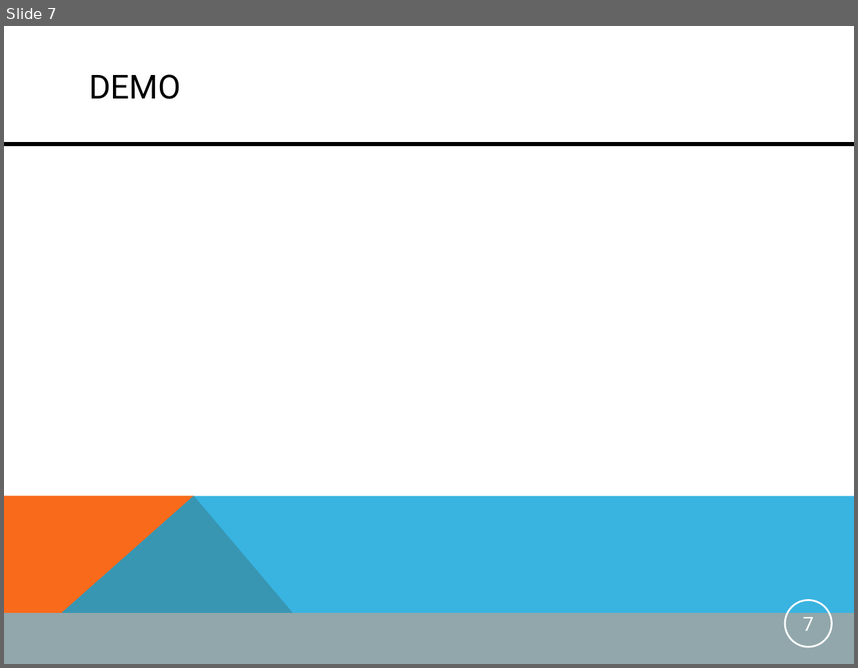
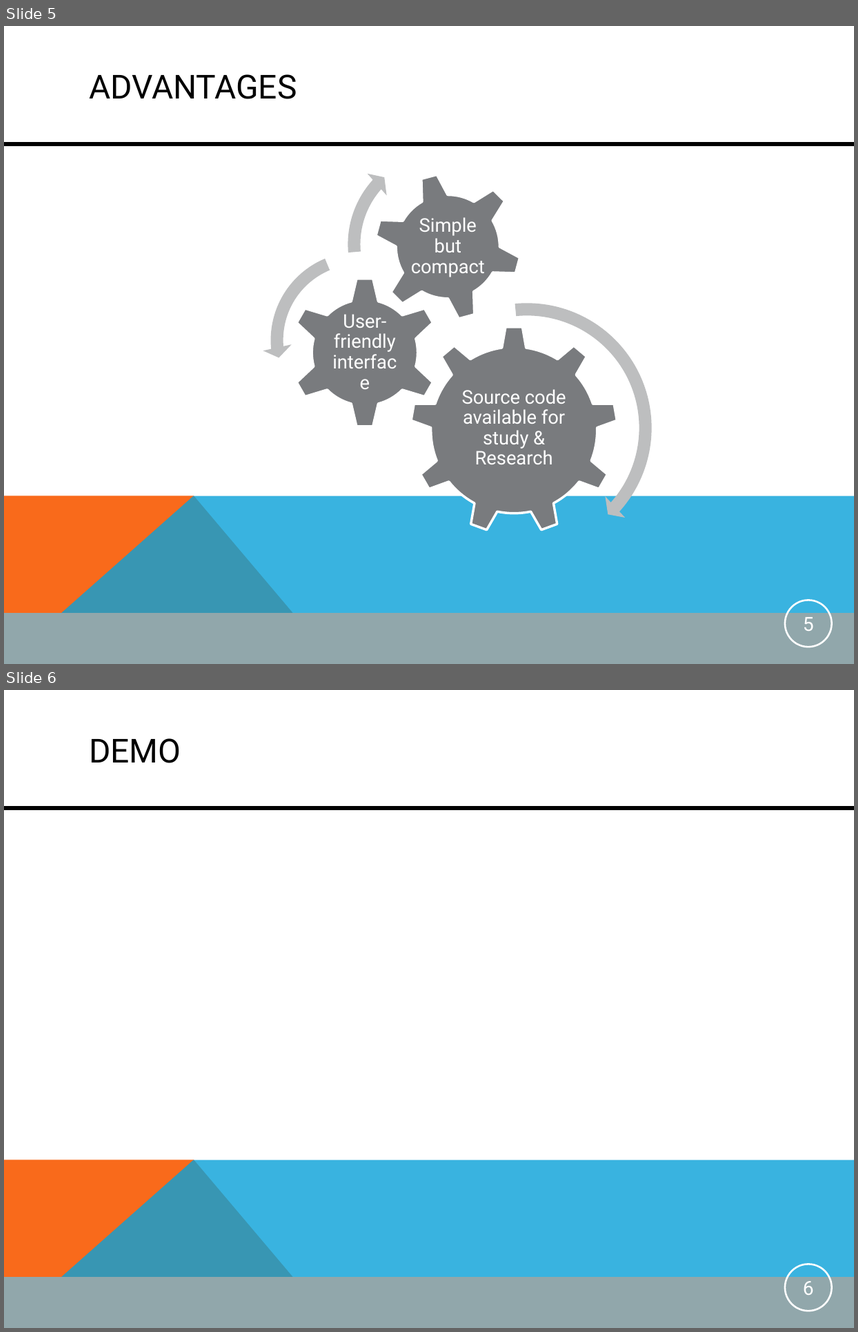
Before and after one commit to mdger/UGNM_Instantmessaging, a slide deck: UGNM_Instantmessaging/doc/PresentationIM.pptx. Shown one above the other, each under a label of ours: slide 7 before the commit, slides 5 and 6 after it. The pictures are 858x668 and 858x1332 pixels, drawn with LibreOffice and Linux fonts; fonts in the diff are those of the drawing. Boxes give left, top, right and bottom in pixels: in the first picture for what was removed or moved away, otherwise in the second. Text is boxed around its words. In the diff, an @@ line names an element or a change of style, - is before the commit and + after.

```diff
--- a/UGNM_Instantmessaging/doc/PresentationIM.pptx
+++ b/UGNM_Instantmessaging/doc/PresentationIM.pptx
@@ slide 5 added at box(4, 26, 854, 664), background #FFFFFF; not listed: 4 template elements that a slide beside it also shows @@
@@ title added at box(89, 74, 297, 99), 28 pt, text #000000 @@
+ADVANTAGES
@@ group added at box(263, 140, 660, 561): 3 gears, 3 texts, 2 circular arrows, 1 left circular arrow @@
+Source code available for study & Research
+User-friendly interface
+Simple but compact
@@ page number added at box(785, 600, 832, 646), outline #FFFFFF 1.5 pt, 16.5 pt, text #FFFFFF @@
+5
@@ what was slide 7 is now slide 6 @@
@@ page number at box(803, 1281, 814, 1294): text changed @@
-7
+6
```
Also in this commit, not shown: 3 slides changed, 1 other slide added, 3 slides removed.
